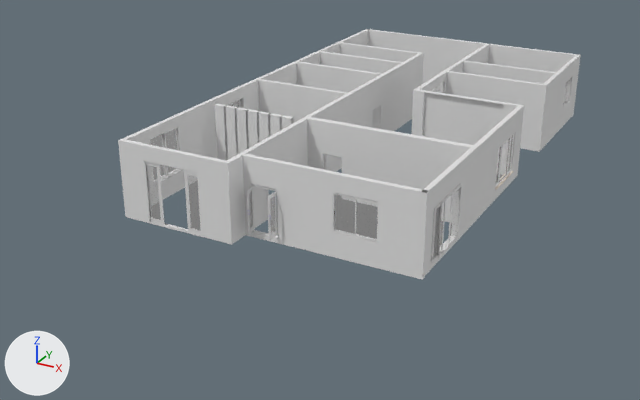
Two versions of the Blender file 1_CAD/1_HOME/BLENDER/House_Option-2_From_Blender.blend, one commit apart.
Camera for both pictures: a camera (50 mm lens) standing at (25.0, -27.4, 16.7) and looking at (5.4, 8.3, -1.2). Lighting does not change. The marker at lower left points along +X, +Y and +Z.

The scene before the commit, as lines of its bpy script (objects in view):
```python
me_cube = bpy.data.meshes.new('Cube')
me_cube.from_pydata(...)  # 18 vertices, 15 faces; spans x -0.98..0.3, y -0.3..0.3, z -0.3..7.01
me_cube_006 = bpy.data.meshes.new('Cube.006')
me_cube_006.from_pydata(...)  # 18 vertices, 16 faces; spans x -0.3..1.83, y -2.13..0.3, z -0.3..0.3
me_cube_014 = bpy.data.meshes.new('Cube.014')
me_cube_014.from_pydata(...)  # a box spanning x -0.305..0.305, y -0.305..0.305, z -0.305..0.305
me_plane = bpy.data.meshes.new('Plane')
me_plane.from_pydata(...)  # a box spanning x -0.305..0.305, y -0.305..0.305, z 0.0..0.076
ob_foundation = bpy.data.objects.new('Foundation', me_cube_014)
ob_foundation.location = (7.18, 10.75, -0.15)
ob_foundation.scale = (27.8, 50.2, 0.5)
ob_foundation.hide_set(True)  # its collection is switched off
ob_steps = bpy.data.objects.new('steps', me_cube_006)
ob_steps.location = (5.98, 1.0, 0.08)
ob_steps.scale = (1.0, 1.0, 0.25)
ob_steps.hide_set(True)  # its collection is switched off
ob_steps_2 = bpy.data.objects.new('steps-2', me_plane)
ob_steps_2.location = (6.55, 0.11, 0.15)
ob_steps_2.scale = (2.41, 2.72, 1.25)
ob_steps_2.hide_set(True)  # its collection is switched off
ob_wall_6 = bpy.data.objects.new('Wall-6', me_cube)
ob_wall_6.location = (5.56, 1.02, 0.15)
ob_wall_6.rotation_euler = (0.0, 0.0, 1.571)  # degrees (0, 0, 90)
ob_wall_6.scale = (1.0, 0.375, 0.5)
# also in view: 'Wall-13' at (2.8, 20.3, 1.8); 'Wall-12' at (2.8, 17.7, 1.8); 'Wall-1' at (7.0, 24.3, 1.8); 'Wall-18' at (8.3, 18.6, 1.8); 'Window.R.003' at (13.9, 4.2, 1.5)
```
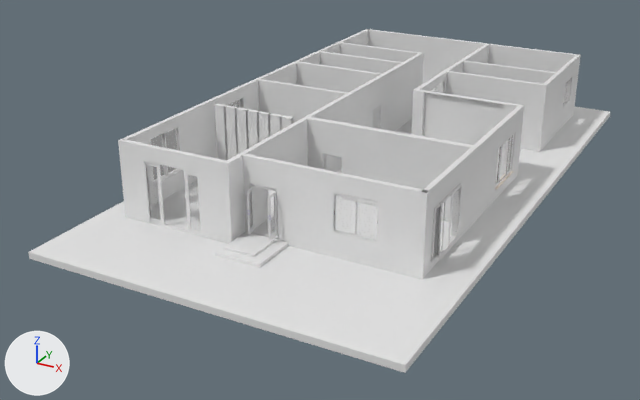
Location of each change, [x1, y1, x2, y2] in pixels of the pictures (640 x 400 px):
'Foundation', shown
    after: [28, 107, 610, 373]
'steps', shown
    after: [215, 232, 288, 268]
'steps-2', shown
    after: [224, 232, 275, 257]

What the commit changed:
Object 'Foundation' (ob_foundation) is now shown.
Object 'steps' (ob_steps) is now shown.
Object 'steps-2' (ob_steps_2) is now shown.
